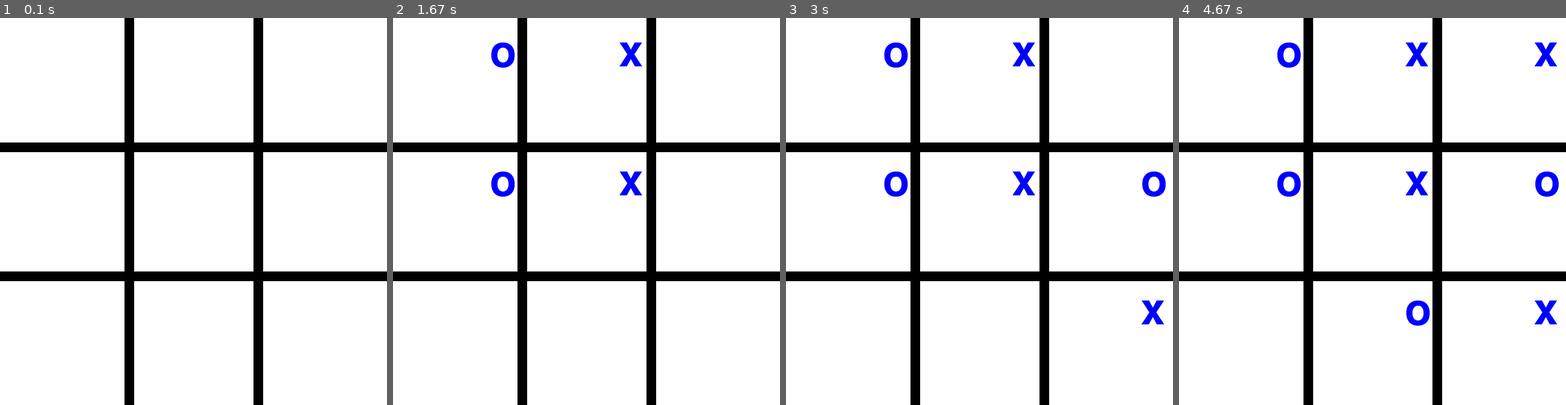
Above: before the commit, frames 1-4 (left to right).
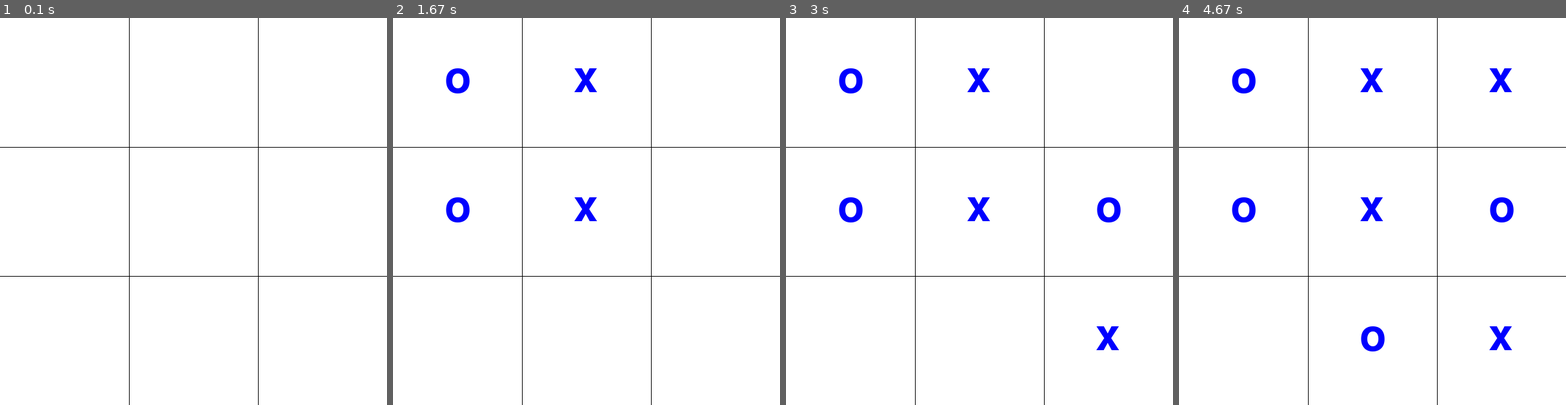
Above: after the commit, the same moments.

Repository: tarsislimadev/python-examples
Game: pygame game, started from pygame-tictactoe.py
Two runs of this game, one before a commit and one after it. Both use one fixed random seed, a clock stepped at 60 frames per second and the inputs below.
Inputs (mouse positions are in pixels of both pictures, inside the frame that each line leads up to):
- Up to frame 1 (0.1 s): no input
- Up to frame 2 (1.67 s): click (586, 211) at 0.38 s; click (493, 215) at 0.72 s; click (644, 76) at 1.05 s; click (493, 134) at 1.38 s
- Up to frame 3 (3 s): click (1126, 358) at 2.22 s; click (1056, 180) at 2.55 s
- Up to frame 4 (4.67 s): click (1453, 141) at 3.22 s; click (1314, 323) at 4.62 s

The runs differ from the first frame. In frame 1, 9.1% of the frame differs, in the area x 0-100%, y 0-100%; in frame 2, 11%; in frame 3, 12%; in frame 4, 13%.

Commit message:
Update PyGame TicTacToe example's files

Diff:
--- a/pygame-tictactoe.py
+++ b/pygame-tictactoe.py
@@ -6,7 +6,7 @@
 
 width = 600
 height = 600
-weight = 15
+weight = 1
 
 screen = pygame.display.set_mode((width, height))
 pygame.display.set_caption('Tic Tac Toe')
@@ -29,7 +29,7 @@
         for column in range(3):
             if table[line][column] != None:
                 text = font.render(table[line][column], True, COLORS.BLUE_1)
-                screen.blit(text, (column * (width//3) + (width//4), line * (height//3) + (height//30)))
+                screen.blit(text, (column * (width//3) + 80, line * (height//3) + 60))
 
 def check_winner():
     for line in range(3):
@@ -49,13 +49,13 @@
 
     if table[line][column] is None:
         table[line][column] = cur_player
-        winner = check_winner()
+        cur_player = 'o' if cur_player == 'x' else 'x'
 
-        if winner != None:
-            print('Player', winner, 'wins!')
-            game_over = True
+    winner = check_winner()
 
-        cur_player = 'o' if cur_player == 'x' else 'x'
+    if winner != None:
+        print('Player', winner, 'wins!')
+        game_over = True
 
 def handle_quit():
     pygame.quit()
